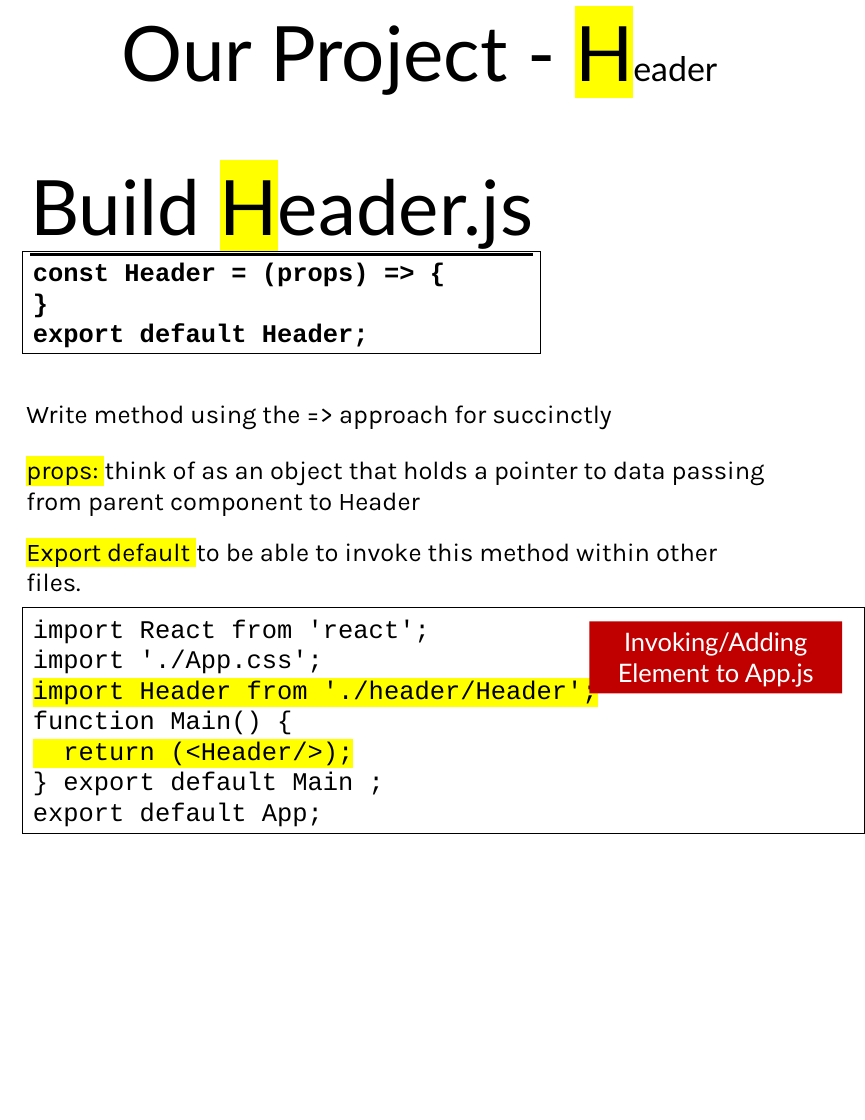
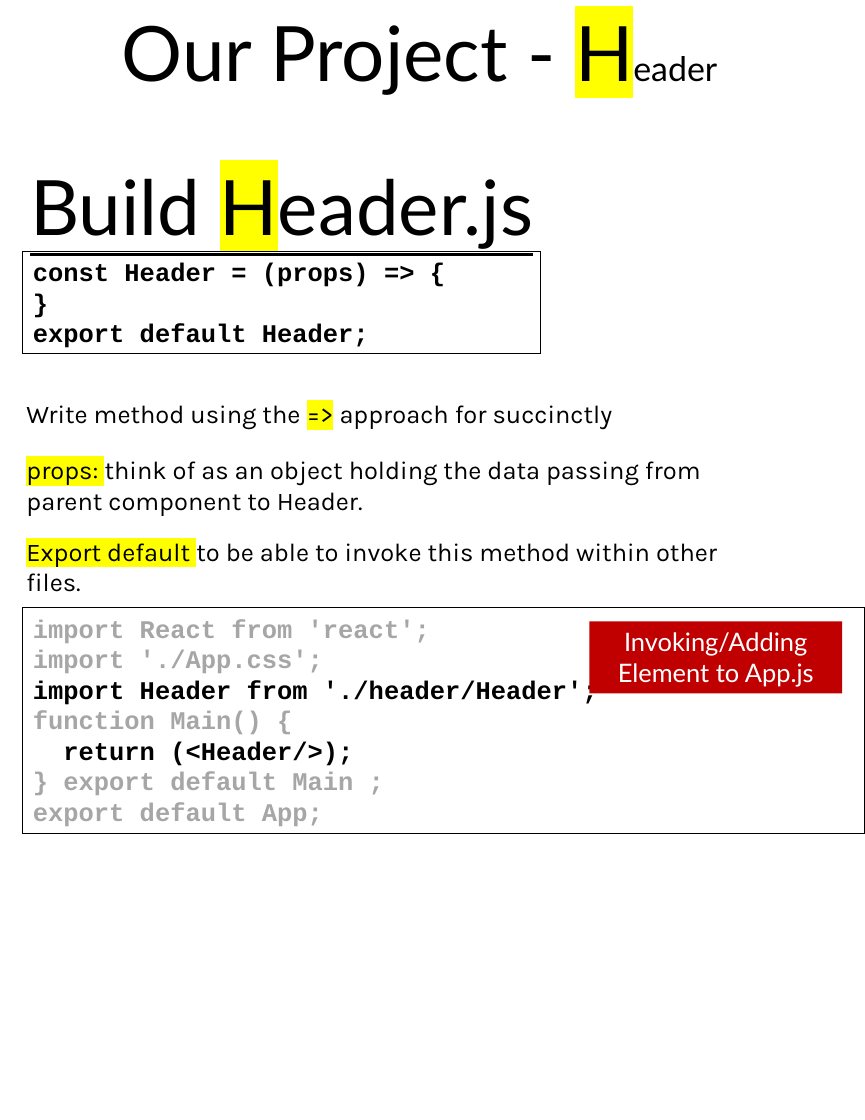
Before and after one commit to scorpion0511/mytracker, a slide deck: slide 26 of doc/React.pptx (slide 25 before the commit). Drawn at 865x1120 pixels with LibreOffice and Linux fonts; fonts in the diff are those of the drawing. Boxes give left, top, right and bottom in pixels: in the first picture for what was removed or moved away, otherwise in the second. Text is boxed around its words. In the diff, an @@ line names an element or a change of style, - is before the commit and + after.

```diff
--- a/doc/React.pptx
+++ b/doc/React.pptx
@@ text "Write method using the => ..." at [26,405,613,429]: highlight none to #FFFF00 in "=>" @@
@@ text at [26,461,701,516]: text changed @@
-props: think of as an object that holds a pointer to data passing from parent component to Header
+props: think of as an object holding the data passing from parent component to Header.
@@ rectangle "import React from 'react';" at [22,608,865,833]: text colour #000000 to #A6A6A6 in "import React from 'react';", "import './App.css';", "function Main() {", "} export default Main ;" and 1 more places; bold on; highlight #FFFF00 to none in "import Header from './header/Header';", "return (<Header/>);" @@
```
Also in this commit, not shown: 24 other slides changed, 4 slides added.
